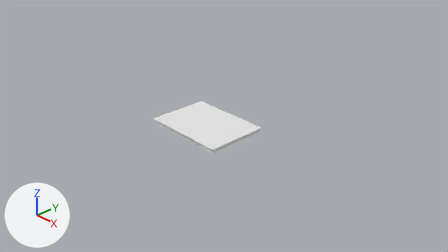
Renders of the Blender file Astorogy/Astorogy.blend from each side of a commit.
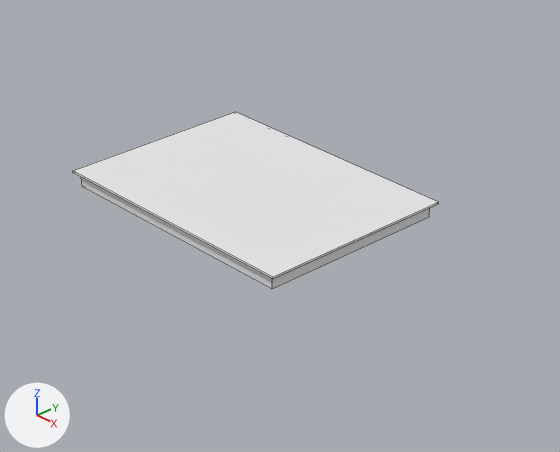
Old and new are each drawn from the file's camera 'Camera' and again close up on the part from 29% to 66% of the width and 27% to 80% of the height. The lights are fixed; the arrows at lower left show +X, +Y and +Z. The close-ups show mesh edges as thin lines.

In view in the first close-up: 'Acrylic Plate', 'Astorogy'.
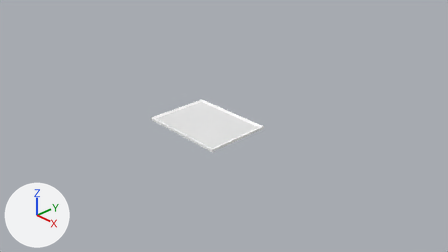
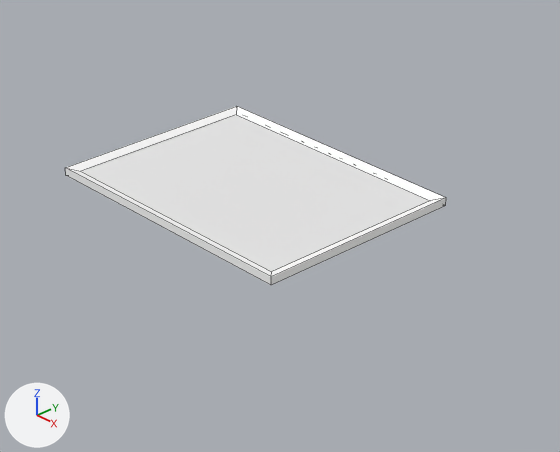
The newer file is also turned or shifted as a whole; pictures and numbers use the older file's frame.

Boxes (x1, y1, x2, y2) around the edits, measured in the close-ups (560 x 452 px):
'Flame', added
    after: (65, 106, 446, 285)
'Astorogy', mesh rescaled (not visible afterwards)
    before: (81, 178, 430, 289)

Diff of the bpy script that builds the scene:
```diff
--- a/Astorogy/Astorogy.blend.py
+++ b/Astorogy/Astorogy.blend.py
@@ mat_flame @@
+mat_flame = diffuse_material('Flame')
+mat_flame.base_color = (1.0, 1.0, 1.0)  # white #ffffff
@@ me_cube @@
 me_cube.from_pydata(...)  # 8 vertices, 6 faces; spans x -1.0..1.0, y -1.0..1.0, z -1.0..1.0
 # used by ob_astorogy; location = (0.0, 0.0, 0.425); scale = (0.965, 0.695, 0.05)
+# me_cube part 1: the whole mesh is scaled about its middle by (1, 1, 0.101), then moved by (0.0, 0.0, 0.86)
 me_cube.materials.append(mat_astorogy)
@@ me_cube_1 @@
+me_cube_1.from_pydata([(0.94, 0.97, 0.6), (0.94, -0.97, 0.6), (-0.94, -0.97, 0.6), (-0.94, 0.97, 0.6), (0.94, 0.97, 1.21), (0.94, -0.97, 1.21), (-0.94, -0.97, 1.21), (-0.94, 0.97, 1.21), (-0.87, 0.87, 0.6), (-0.87, 0.87, 0.96), (-0.87, -0.87, 0.6), (-0.87, -0.87, 0.96), (0.87, 0.87, 0.6), (0.87, 0.87, 0.96), (0.87, -0.87, 0.6), (0.87, -0.87, 0.96)], [], [(0, 4, 5, 1), (1, 5, 6, 2), (2, 6, 7, 3), (4, 0, 3, 7), (8, 9, 11, 10), (9, 8, 12, 13), (10, 11, 15, 14), (15, 13, 12, 14), (5, 4, 13, 15), (15, 11, 6, 5), (11, 9, 7, 6), (4, 7, 9, 13), (3, 8, 10, 2), (1, 2, 10, 14), (1, 14, 12, 0), (0, 12, 8, 3)])
+me_cube_1.materials.append(mat_flame)  # its picture is missing
@@ ob_flame @@
+ob_flame = bpy.data.objects.new('Flame', me_cube_1)
+ob_flame.location = (0.0, 0.0, 0.405)
+ob_flame.scale = (1.11, 0.796, 0.0932)
```
